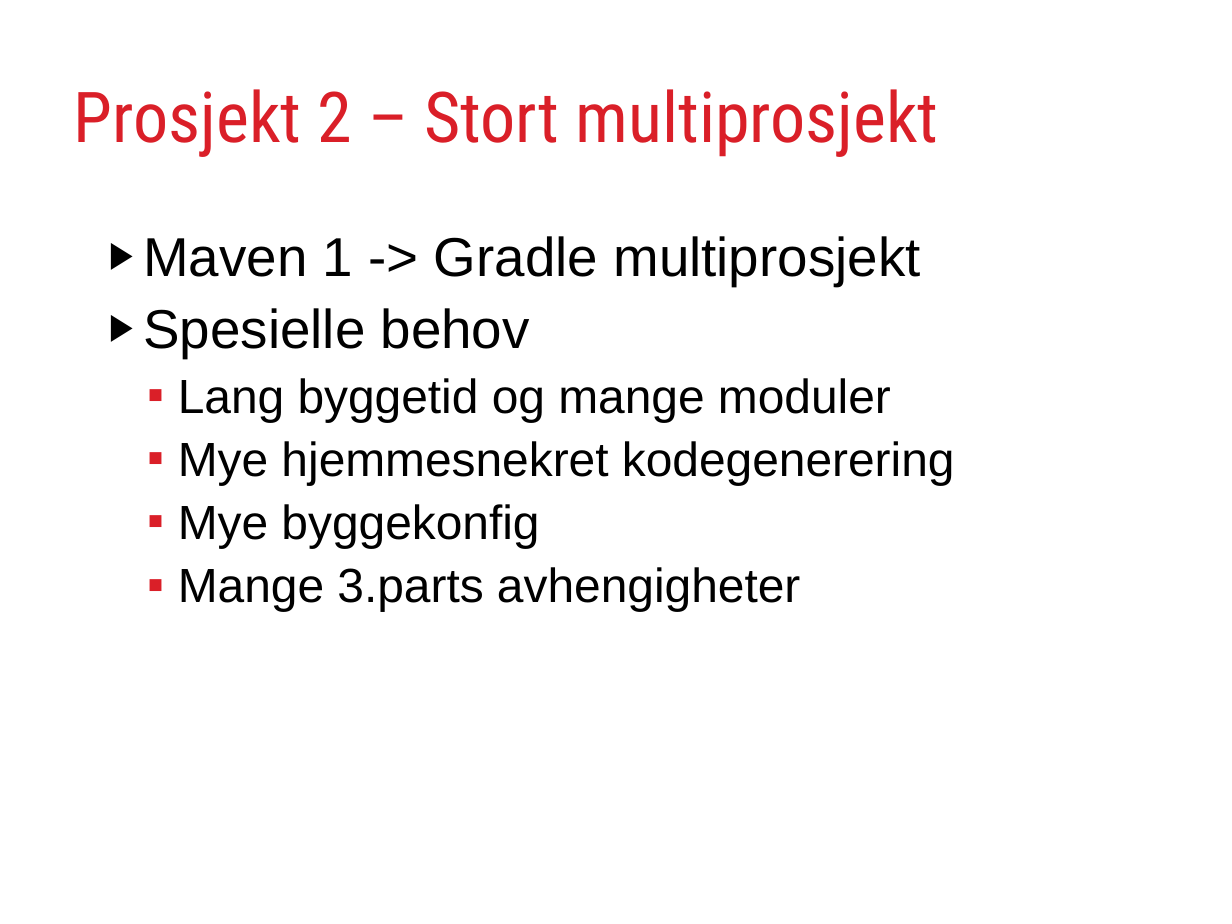
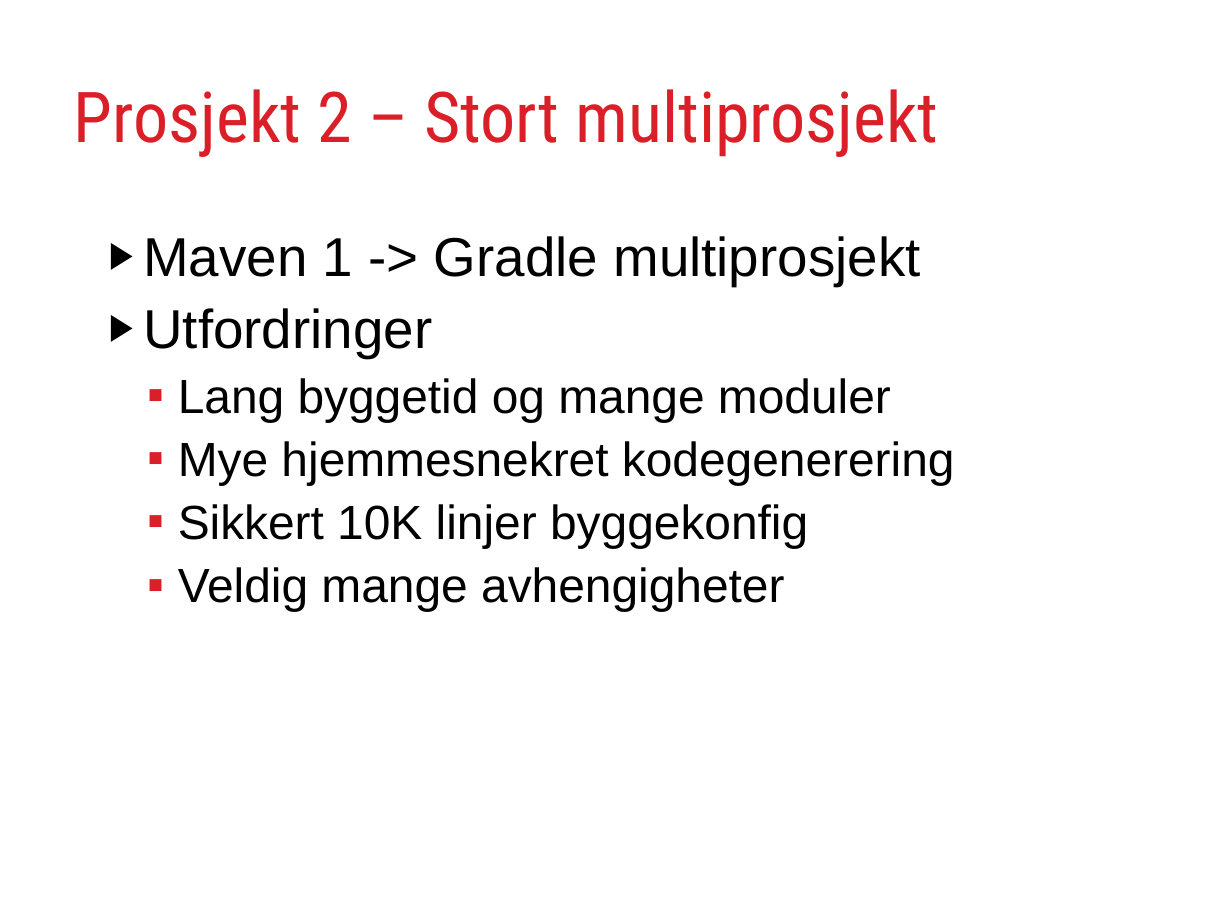
Before and after one commit to rundis/GradleJZ2012, a slide deck: slide 16 of GradleYourBuild.ppt (slide 15 before the commit). Drawn at 1232x924 pixels with LibreOffice and Linux fonts; fonts in the diff are those of the drawing. Boxes give left, top, right and bottom in pixels: in the first picture for what was removed or moved away, otherwise in the second. Text is boxed around its words. In the diff, an @@ line names an element or a change of style, - is before the commit and + after.

```diff
--- a/GradleYourBuild.ppt
+++ b/GradleYourBuild.ppt
@@ text at [143,308,432,358]: text changed @@
-▶ Spesielle behov
+▶ Utfordringer
@@ text at [178,504,808,611]: text changed @@
-  ▪ Mye byggekonfig
-  ▪ Mange 3.parts avhengigheter
+  ▪ Sikkert 10K linjer byggekonfig
+  ▪ Veldig mange avhengigheter
```
Also in this commit, not shown: 16 other slides changed, 6 slides added, 8 slides removed.
